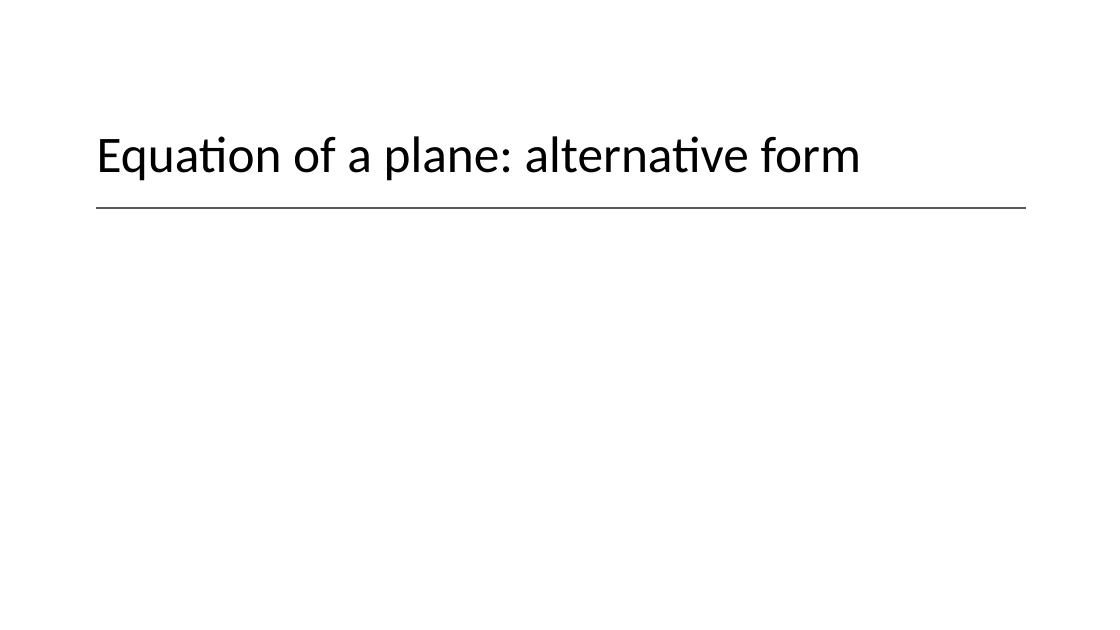
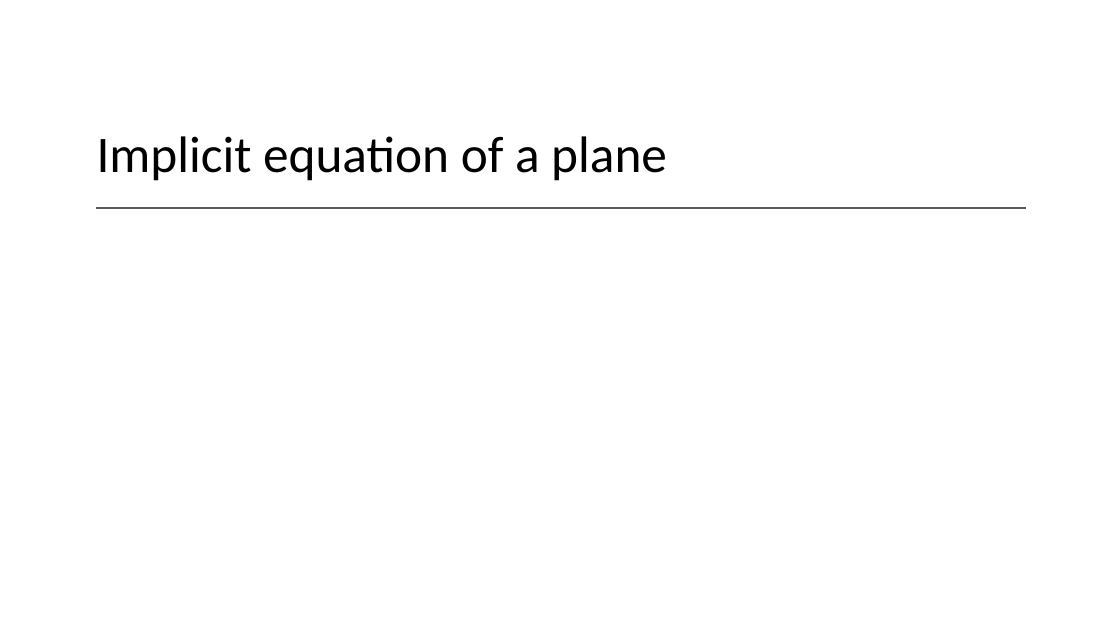
Before and after one commit to Falmouth-Games-Academy/bsc-course-materials, a slide deck: slide 14 of COMP270/07/2019-20-COMP270-07-lecture-materials.pptx. Drawn at 1120x630 pixels with LibreOffice and Linux fonts; fonts in the diff are those of the drawing; grey boxes stand for pictures. Boxes give left, top, right and bottom in pixels: in the first picture for what was removed or moved away, otherwise in the second. Text is boxed around its words. In the diff, an @@ line names an element or a change of style, - is before the commit and + after.

```diff
--- a/COMP270/07/2019-20-COMP270-07-lecture-materials.pptx
+++ b/COMP270/07/2019-20-COMP270-07-lecture-materials.pptx
@@ title at (97, 136, 667, 181): text changed @@
-Equation of a plane: alternative form
+Implicit equation of a plane
```
Also in this commit, not shown: 2 other slides changed, 1 other file.
